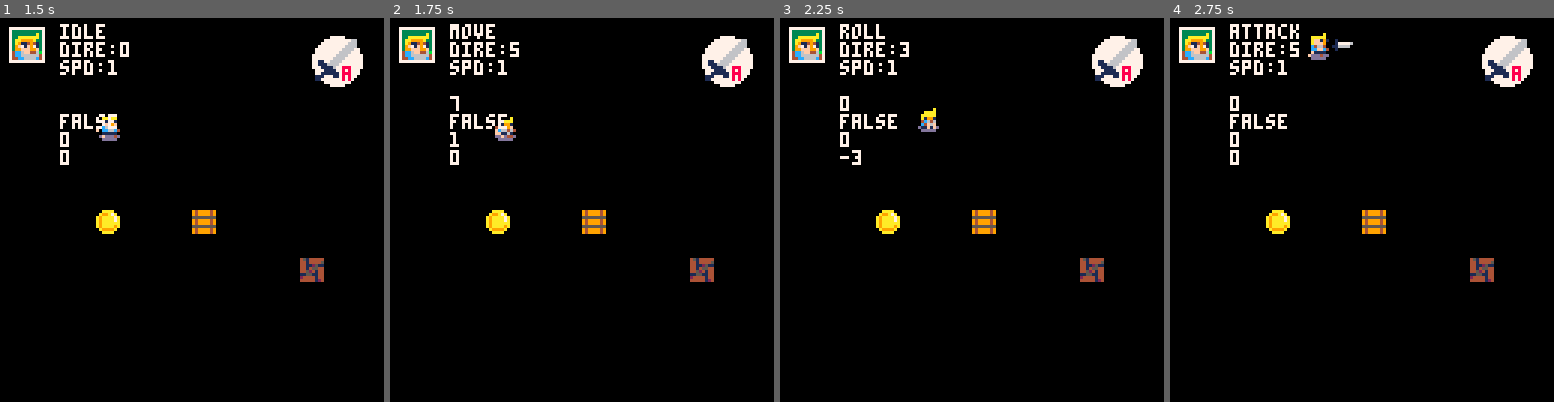
Above: before the commit, frames 1-4 (left to right).
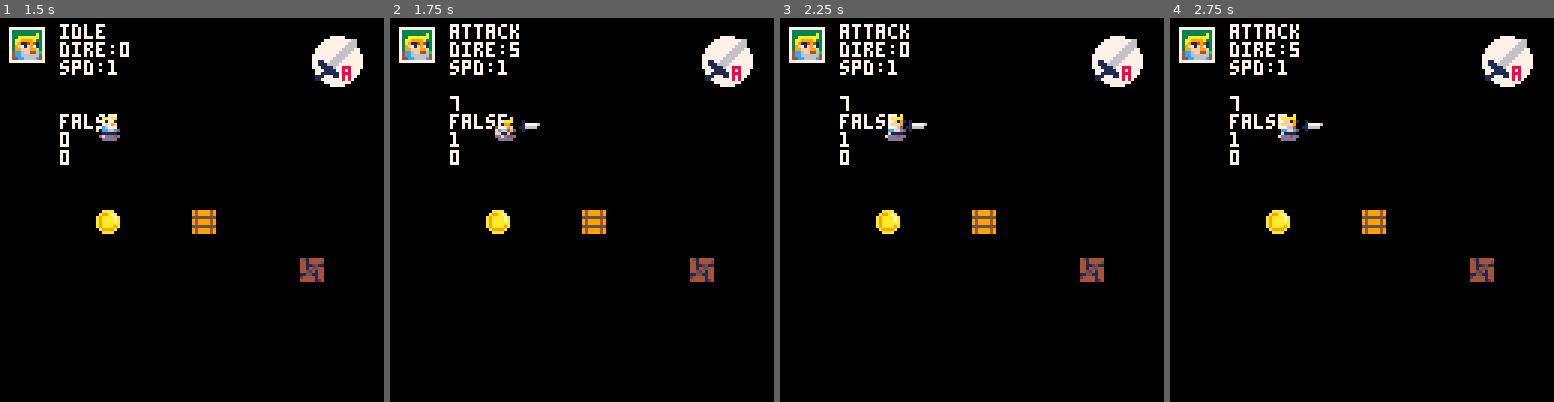
Above: after the commit, the same moments.

Repository: yuwangyu-Hub/pico8arpg
Game: PICO-8 cartridge arpg.p8
Same seed, same stepped clock (60 frames per second), same inputs: the game is played once before the commit and once after it.
Inputs:
- Up to frame 1 (1.5 s): tap X (X key) at 0.33, 1.07 s; tap O (Z key) at 0.7 s
- Up to frame 2 (1.75 s): hold Right from 1.6 s (still down); tap O (Z key) at 1.7 s
- Up to frame 3 (2.25 s): tap X (X key) at 1.85 s; release Right at 2.1 s; tap O (Z key) at 2.1 s; hold Up from 2.15 s (still down)
- Up to frame 4 (2.75 s): release Up at 2.42 s; hold Right from 2.47 s (still down); tap O (Z key) at 2.5 s

Frame 1 is identical in both runs. In frame 2, 0.3% of the frame differs, in the area x 16-40%, y 1-30%; in frame 3, 1.0%, in the area x 15-42%, y 1-39%; in frame 4, 0.8%.

Commit message:
每日更新6-15
调整了一下代码结构

Diff:
--- a/action.lua
+++ b/action.lua
@@ -53,80 +53,25 @@
 					_obj=o
 				end
 			end
-
-
 			local colldire=checkdir(_obj,sb)--检测方向
 			--debug="move"
 			if ck_item(_obj,sb,0,0,0,0) then
 				iscoll=true
 				--and (a== wy.dire or b == wy.dire or c == wy.dire) then
 				--注意，因为pico-8的缺陷，所以存在如果要斜角度归一化，那么像素级别的碰撞，在右边和下边两个角度上，斜角度移动会在设置的像素碰撞上再进一个像素
-				debug="push"
 				--检测碰撞方向
-				 --如果监测到移动前方有物体（flag get）进入push状态
-				if colldire==1 then
-					if sb.dire==1 or sb.dire==2 or sb.dire==8 then
-						sb.spd.spx=0
-						sb.spd.spy=diry[sb.dire]*sb.speed
-						sb.frame=sb.sprs.push[(colldire+1)/2]
-					elseif sb.dire==3 or sb.dire==7 then
-						iscoll=false
-						sb.spd.spx=0
-						sb.spd.spy=diry[sb.dire]*sb.speed
-						sb.move_t+=.2
-						sb.frame=sb.sprs.move[ceil(sb.move_t%#sb.sprs.move)]
-					else
-						move(sb)
-					end
-				elseif colldire==3 then
-					if sb.dire==3  or sb.dire==2 or sb.dire==4 then
-						sb.spd.spx=dirx[sb.dire]*sb.speed
-						sb.spd.spy=0
-						sb.frame=sb.sprs.push[(colldire+1)/2]
-					elseif sb.dire==1 or sb.dire==5 then
-						iscoll=false
-						sb.spd.spx=dirx[sb.dire]*sb.speed
-						sb.spd.spy=0
-						sb.move_t+=.2
-						sb.frame=sb.sprs.move[ceil(sb.move_t%#sb.sprs.move)]
-					else
-						move(sb)
-					end
-				elseif colldire==5 then
-					if sb.dire==5  or sb.dire==4 or sb.dire==6 then
-						sb.spd.spx=0
-						sb.spd.spy=diry[sb.dire]*sb.speed
-						sb.frame=sb.sprs.push[(colldire+1)/2]
-					elseif sb.dire==3 or sb.dire==7 then
-						iscoll=false
-						sb.spd.spx=0
-						sb.spd.spy=diry[sb.dire]*sb.speed
-						sb.move_t+=.2
-						sb.frame=sb.sprs.move[ceil(sb.move_t%#sb.sprs.move)]
-					else
-						move(sb)
-					end
-				elseif colldire==7 then
-					if sb.dire==7  or sb.dire==8 or sb.dire==6 then
-						sb.spd.spx=dirx[sb.dire]*sb.speed
-						sb.spd.spy=0
-						sb.frame=sb.sprs.push[(colldire+1)/2]
-					elseif sb.dire==1 or sb.dire==5 then
-						iscoll=false
-						sb.spd.spx=dirx[sb.dire]*sb.speed
-						sb.spd.spy=0
-						sb.move_t+=.2
-						sb.frame=sb.sprs.move[ceil(sb.move_t%#sb.sprs.move)]
-					else
-						move(sb)
-					end
+				--如果监测到移动前方有物体（flag get）进入push状态
+				if _obj.type=="fixed" then
+					--推不动的各种交互逻辑
+					move_not_push(sb,colldire)
+				elseif _obj.type=="move" then
+					sb.state=sb.allstate.push
 				end
+
 			else
 				iscoll=false
 				move(sb)
-				--动画相关
-				sb.move_t+=.2
-				sb.frame=sb.sprs.move[ceil(sb.move_t%#sb.sprs.move)]
+				move_anim(sb)
 			end
            	debug1=colldire
 
@@ -135,14 +80,14 @@
 				sb.move_t=0
 				sb.state=sb.allstate.idle
 			end
-			--[[状态切换
+			--状态切换
 			if sb.isattack then
                 attack_swordpos(sb)
 				sb.state=sb.allstate.attack
 			end
 			if sb.isroll then
 				sb.state=sb.allstate.roll
-			end]]
+			end
 		end,
 		attack=function()
 			if sb.dire==1 or sb.dire ==5 or sb.dire==0 then
@@ -174,68 +119,8 @@
 			end
 		end,
         push=function()
-			--需求：
-			--1.检测移动前方是否有物体
-			--2.如果有物体，检测物体的类型
-			--3.如果是可以推动的物体，进行推动
-			--4.如果是不可推动的物体，进行斜角度移动
-			--5.如果没有物体，回到idle状态
-			debug1=""
-			if not ck_item(wy,0,0,0,0) then
-				sb.state=sb.allstate.move
-			end
+			--推动
 
-            --推的状态:推得动和推不动两种类型
-            if sb.push_type=="fixed" then--推不动
-				--斜角度移动
-				if sb.dire==1 then
-					--sb.spd.spx=-.3
-				elseif sb.dire==2 then
-
-				elseif sb.dire==3 then
-					--sb.spd.spy=-.3
-				elseif sb.dire==4 then
-
-				elseif sb.dire==5 then
-					--sb.spd.spx=.3
-				elseif sb.dire==6 then
-
-				elseif sb.dire==7 then
-					--sb.spd.spy=.3
-				elseif sb.dire==8 then
-
-				end
-				--[[
-				if colldire==1 then --在主角左边
-					if sb.dire==2 or sb.dire==8  then
-						--sb.spd.spx=.3
-						sb.spd.spy=diry[sb.dire]*.3
-						--debug="in"
-					else
-						sb.spd.spy=0
-					end
-				elseif colldire==3 then --在主角上边
-					if sb.dire==2  or sb.dire==4 then
-						sb.spd.spx=dirx[sb.dire]*.3
-					else
-						sb.spd.spx=0
-					end
-				elseif colldire==5 then --在主角右边
-					if sb.dire==4  or sb.dire==6 then
-						sb.spd.spy=diry[sb.dire]*.3
-					else
-						sb.spd.spy=0
-					end
-				elseif colldire==7 then --在主角下边
-					if sb.dire==6  or sb.dire==8 or sb.dire==1  then
-						sb.spd.spx=dirx[sb.dire]*.3
-					else
-						sb.spd.spx=0
-					end
-				end]]
-			elseif sb.push_type=="move" then
-				--可以推动
-			end
 			if sb.dire==0 then --如果检测碰撞返回false
         		sb.state=sb.allstate.idle
             end
@@ -249,41 +134,3 @@
 	sb.lastdire=sb.dire--记录上一次的方向
 	switchstate[sb.state]()
 end
-function attack_swordpos(_sb)--处理update中的武器实时位置
-    if _sb.dire!=0 then
-        sword.x = _sb.x+dirx[_sb.dire]*8
-        sword.y = _sb.y+diry[_sb.dire]*8
-    elseif _sb.dire==0 then
-        if _sb.sprflip then
-            sword.x = _sb.x-7
-        else
-            sword.x = _sb.x+7
-        end
-        sword.y = _sb.y
-    end
-end
-function move(_sb)
-	_sb.spd.spx=0
-	_sb.spd.spy=0
-	if _sb.dire!=0 then
-		_sb.spd.spx=dirx[_sb.dire]*_sb.speed
-		_sb.spd.spy=diry[_sb.dire]*_sb.speed
-	end
-end
-function roll(_sb)
-	if _sb.dire!=0 then
-		_sb.spd.spx=dirx[_sb.dire]*_sb.rollspeed
-		_sb.spd.spy=diry[_sb.dire]*_sb.rollspeed
-	else
-		if _sb.sprflip then
-			_sb.spd.spx=-_sb.rollspeed
-		else
-			_sb.spd.spx=_sb.rollspeed
-		end
-	end
-end
-function hurt()
-	--攻击碰撞后，向收到攻击的方向后退
-	--1识别受到攻击的方向
-	--2向后退
-end
--- a/input.lua
+++ b/input.lua
@@ -1,11 +1,7 @@
 function input_direct_sys()
 	local btnv=btn()&0b1111 --遮罩剔除掉X\O的输入
 	wy.dire = input_dire[btnv+1] --获取方向
-	if (wy.dire==2 or wy.dire==1 or wy.dire==8) and  not iscoll then
-		wy.sprflip=true --如果是右上方向，精灵翻转
-	elseif (wy.dire==4 or wy.dire==5 or wy.dire==6) and  not iscoll then
-		wy.sprflip=false --其他方向不翻转
-	end
+
 	if btnp()&0b110000 ==16 then --攻击为真
 		wy.isattack=true
 	end
@@ -16,6 +12,8 @@
 		debug="inv"
 	end
 end
+
+
 function input_mamenu()--主菜单输入
     if btn(⬆️) then
         if mainmenu_cursor.count>1 then
--- a/universal_tools.lua
+++ b/universal_tools.lua
@@ -116,6 +116,119 @@
 		return false
 	end
 end
+
+function move_not_push(_sb,_colldire)
+	if _colldire==1 then
+		if _sb.dire==1 or _sb.dire==2 or _sb.dire==8 then
+			_sb.spd.spx=0
+			_sb.spd.spy=diry[_sb.dire]*_sb.speed
+			pull_anim(_sb,_colldire)
+		elseif _sb.dire==3 or _sb.dire==7 then
+			iscoll=false
+			_sb.spd.spx=0
+			_sb.spd.spy=diry[_sb.dire]*_sb.speed
+			move_anim(_sb)
+		else
+			move(_sb)
+		end
+	elseif _colldire==3 then
+		if _sb.dire==3  or _sb.dire==2 or _sb.dire==4 then
+			_sb.spd.spx=dirx[_sb.dire]*_sb.speed
+			_sb.spd.spy=0
+			pull_anim(_sb,_colldire)
+		elseif _sb.dire==1 or _sb.dire==5 then
+			iscoll=false
+			_sb.spd.spx=dirx[_sb.dire]*_sb.speed
+			_sb.spd.spy=0
+			move_anim(_sb)
+		else
+			move(_sb)
+		end
+	elseif _colldire==5 then
+		if _sb.dire==5  or _sb.dire==4 or _sb.dire==6 then
+			_sb.spd.spx=0
+			_sb.spd.spy=diry[_sb.dire]*_sb.speed
+			pull_anim(_sb,_colldire)
+		elseif _sb.dire==3 or _sb.dire==7 then
+			iscoll=false
+			_sb.spd.spx=0
+			_sb.spd.spy=diry[_sb.dire]*_sb.speed
+			move_anim(_sb)
+		else
+			move(_sb)
+		end
+	elseif _colldire==7 then
+		--当角色在边缘位置时候
+		if _sb.dire==7  or _sb.dire==8 or _sb.dire==6 then
+			_sb.spd.spx=dirx[_sb.dire]*_sb.speed
+			_sb.spd.spy=0
+			pull_anim(_sb,_colldire)
+		elseif _sb.dire==1 or _sb.dire==5 then
+			iscoll=false
+			_sb.spd.spx=dirx[_sb.dire]*_sb.speed
+			_sb.spd.spy=0
+			move_anim(_sb)
+		else
+			move(_sb)
+		end
+	end
+end
+
+function spr_flip(_sb)
+    if (_sb.dire==2 or _sb.dire==1 or _sb.dire==8) and  not iscoll then
+		_sb.sprflip=true --如果是右上方向，精灵翻转
+	elseif (_sb.dire==4 or _sb.dire==5 or _sb.dire==6) and  not iscoll then
+		_sb.sprflip=false --其他方向不翻转
+	end
+end
+
+function move_anim(_sb)
+	_sb.move_t+=.2
+	_sb.frame=_sb.sprs.move[ceil(_sb.move_t%#_sb.sprs.move)]
+end
+function pull_anim(_sb,_colldire)
+    _sb.frame=_sb.sprs.push[(_colldire+1)/2]
+end
+
+function attack_swordpos(_sb)--处理update中的武器实时位置
+    if _sb.dire!=0 then
+        sword.x = _sb.x+dirx[_sb.dire]*8
+        sword.y = _sb.y+diry[_sb.dire]*8
+    elseif _sb.dire==0 then
+        if _sb.sprflip then
+            sword.x = _sb.x-7
+        else
+            sword.x = _sb.x+7
+        end
+        sword.y = _sb.y
+    end
+end
+function move(_sb)
+	_sb.spd.spx=0
+	_sb.spd.spy=0
+	if _sb.dire!=0 then
+		_sb.spd.spx=dirx[_sb.dire]*_sb.speed
+		_sb.spd.spy=diry[_sb.dire]*_sb.speed
+	end
+end
+function roll(_sb)
+	if _sb.dire!=0 then
+		_sb.spd.spx=dirx[_sb.dire]*_sb.rollspeed
+		_sb.spd.spy=diry[_sb.dire]*_sb.rollspeed
+	else
+		if _sb.sprflip then
+			_sb.spd.spx=-_sb.rollspeed
+		else
+			_sb.spd.spx=_sb.rollspeed
+		end
+	end
+end
+function hurt()
+	--攻击碰撞后，向收到攻击的方向后退
+	--1识别受到攻击的方向
+	--2向后退
+end
+
 --归一化
 function nomalize(sb,speed1,speed2)
 	local respeed=0
--- a/update.lua
+++ b/update.lua
@@ -2,6 +2,7 @@
 function update_game()
 	wyfsm(wy)--主角的行为
 	--chase(snake,wy)
+	spr_flip(wy)
 end
 
 function jishi()
